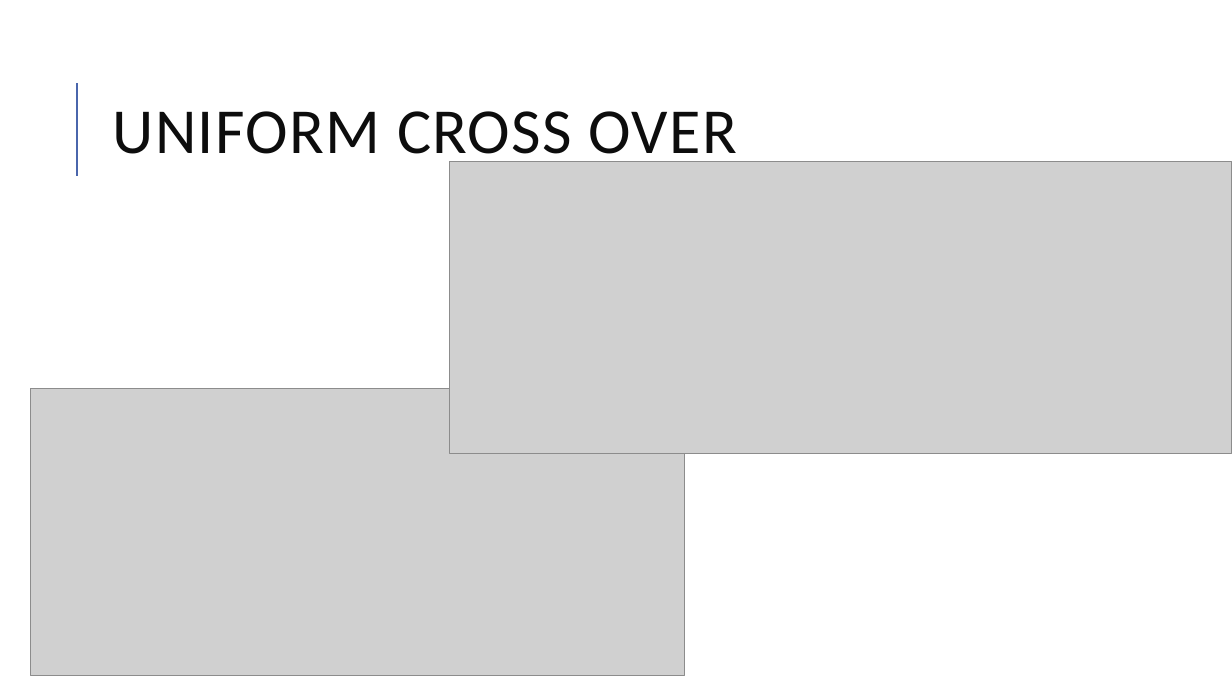
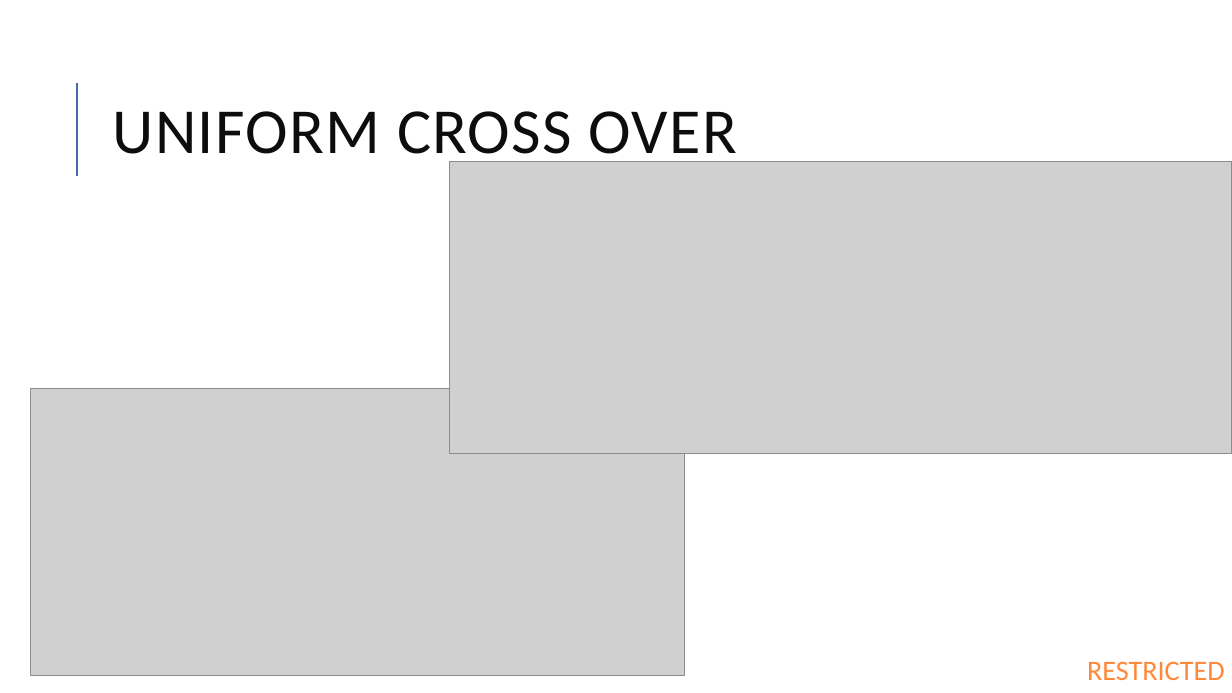
Before and after one commit to caseylmanus/gophercon-ga, a slide deck: slide 14 of Introduction to Genetic Algorithms in Go.pptx (slide 13 before the commit). Drawn at 1232x693 pixels with LibreOffice and Linux fonts; fonts in the diff are those of the drawing; grey boxes stand for pictures. Boxes give left, top, right and bottom in pixels: in the first picture for what was removed or moved away, otherwise in the second. Text is boxed around its words. In the diff, an @@ line names an element or a change of style, - is before the commit and + after.

```diff
--- a/Introduction to Genetic Algorithms in Go.pptx
+++ b/Introduction to Genetic Algorithms in Go.pptx
@@ text added at [1087, 661, 1225, 680], 22 pt, text #FF8939 @@
+RESTRICTED
```
Also in this commit, not shown: 16 other slides changed, 1 slide added.
